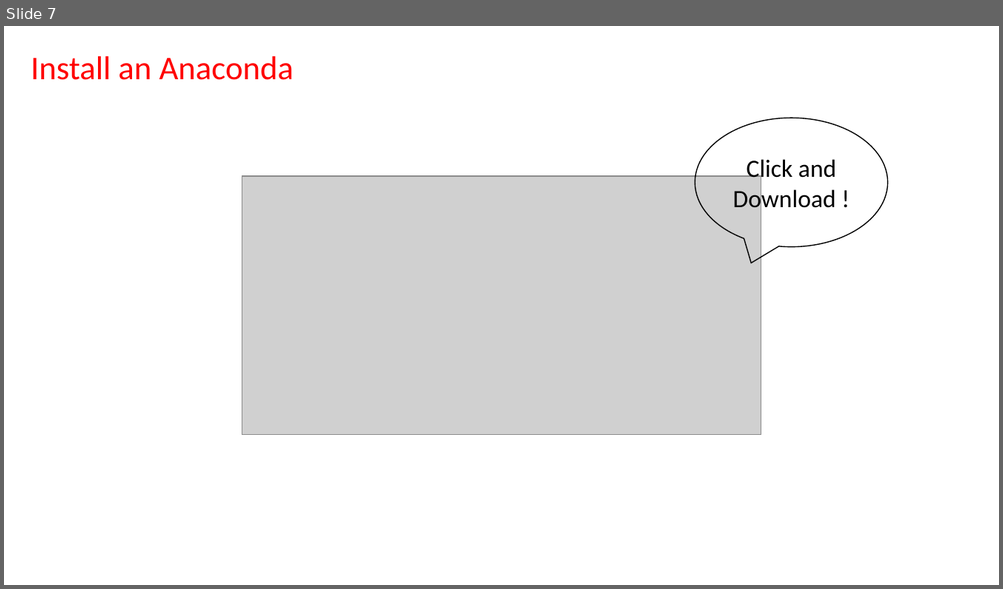
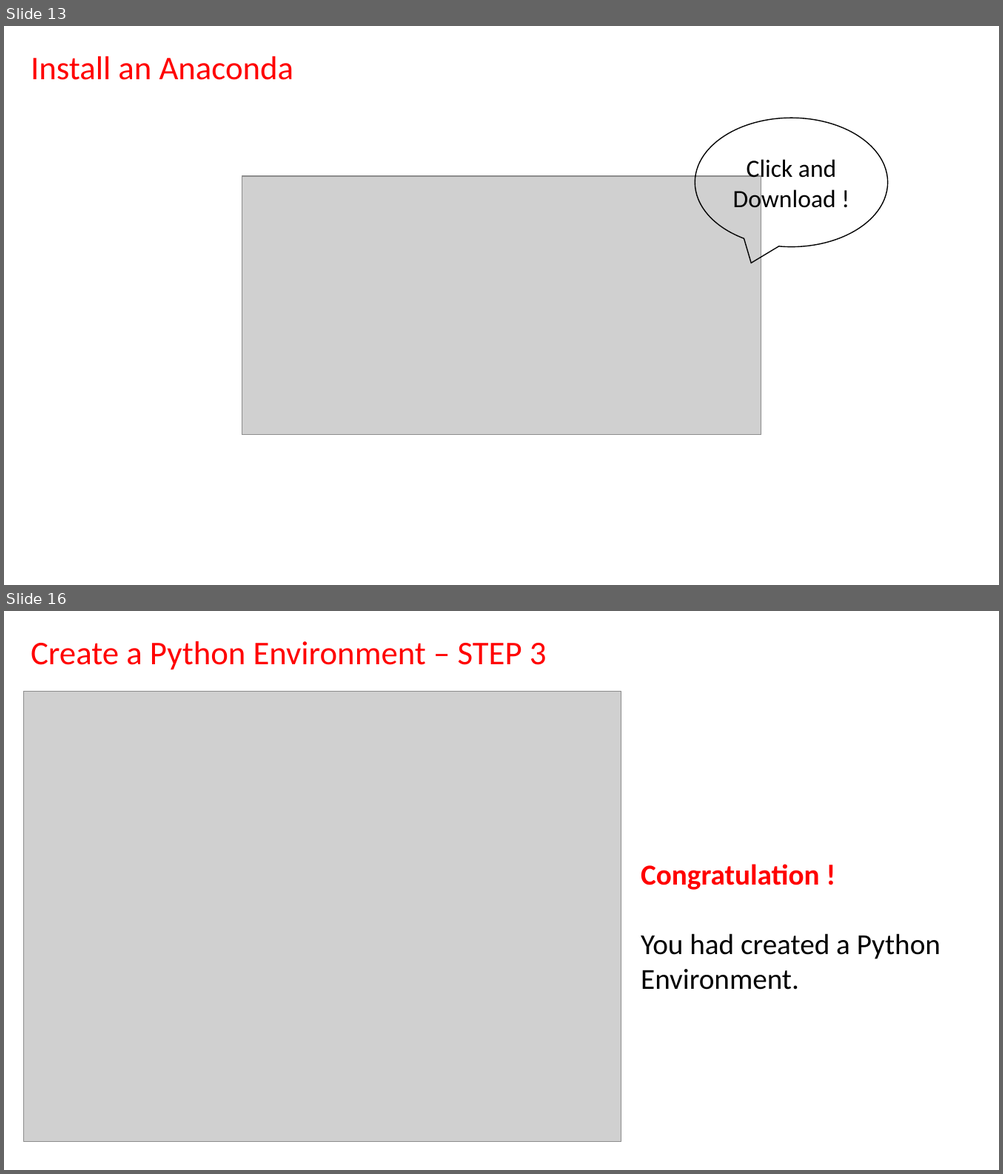
Before and after one commit to SCU-LAWTECH/110-1_LawTech, a slide deck: 20211013-Lesson-1/20211013_LawTech_Course_Overview.pptx. Shown one above the other, each under a label of ours: slide 7 before the commit, slides 13 and 16 after it; the slides between them are not shown. The pictures are 1003x589 and 1003x1174 pixels, drawn with LibreOffice and Linux fonts; fonts in the diff are those of the drawing; grey boxes stand for pictures. Boxes give left, top, right and bottom in pixels: in the first picture for what was removed or moved away, otherwise in the second. Text is boxed around its words. In the diff, an @@ line names an element or a change of style, - is before the commit and + after.

```diff
--- a/20211013-Lesson-1/20211013_LawTech_Course_Overview.pptx
+++ b/20211013-Lesson-1/20211013_LawTech_Course_Overview.pptx
@@ slide 16 added at (x1=4, y1=611, x2=999, y2=1170), background #FFFFFF @@
@@ text added at (x1=31, y1=641, x2=546, y2=670), 32 pt, text #FF0000 @@
+Create a Python Environment – STEP 3
@@ picture added at (x1=23, y1=692, x2=621, y2=1142) @@
@@ text added at (x1=640, y1=864, x2=940, y2=990), 28 pt, text #000000 @@
+Congratulation !
+You had created a Python Environment.
@@ what was slide 7 is now slide 13 @@
```
Also in this commit, not shown: 3 slides changed, 34 other slides added, 1 slide removed.
